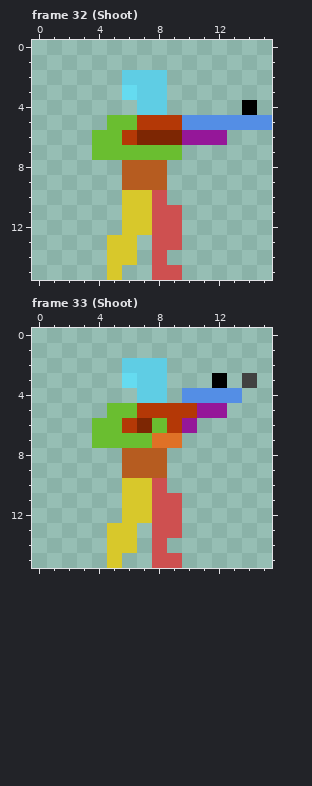
One commit to this pixel-art file: aseprite/character_templates_medic.aseprite. That is the earlier state.
16x16 pixels, 34 frames. Colours within 5 levels of each other are drawn and written as one. Shown: frame 32 (Shoot), frame 33 (Shoot). The commit also changed other frames, which this record leaves out.
And afterwards:
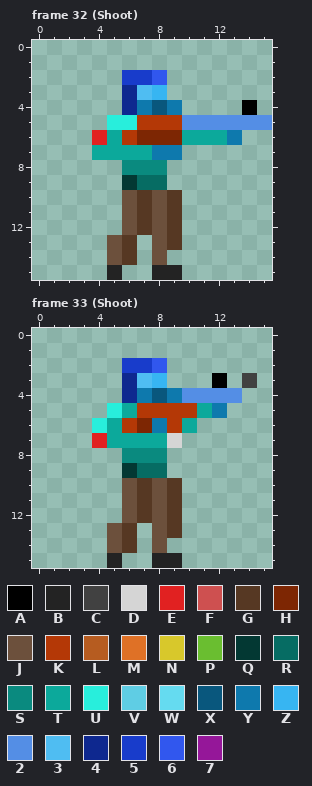
Palette (. is transparent): A #000000  B #232323  C #414141  D #d5d5d5  E #e12121  F #ce5050  G #563823  H #7d2603  J #6c503c  K #b43806  L #b65c20  M #df7126  N #d8c82b  P #6abe30  Q #033833  R #066c63  S #0a8a7f  T #0ca99b  U #28eedc  V #5fcde4  W #65dbf0  X #09577d  Y #0e79ad  Z #37b5f2  2 #548ee5  3 #4fbdf2  4 #0e288f  5 #183ccb  6 #3157ee  7 #951799
The author wrote: Character Templates Template has been replaced with characters for each class
The edit:
Changed rows in their new state; - is an unchanged pixel.
Frame 32 (Shoot):
first column x 4:
 2 --556-----
 3 --43Z-----
 4 --4YXY----
 5 -UU-------
 6 ET----TTTY
 7 TTTTYY----
 8 --SSS-----
 9 --QRR-----
10 --JGJG----
11 --JGJG----
12 --JGJG----
13 -JG-JG----
14 -JG-J-----
15 -B--BB----
Frame 33 (Shoot):
first column x 4:
 2 --556----
 3 --43Z----
 4 --4YXY---
 5 -UT----TY
 6 UT--Y-T--
 7 ETTTTD---
 8 --SSS----
 9 --QRR----
10 --JGJG---
11 --JGJG---
12 --JGJG---
13 -JG-JG---
14 -JG-J----
15 -B--BB---
Pixel boxes of the changes (left, top, right, bottom) in both pictures:
changed: (92, 70, 242, 280)
changed: (92, 358, 227, 568)
